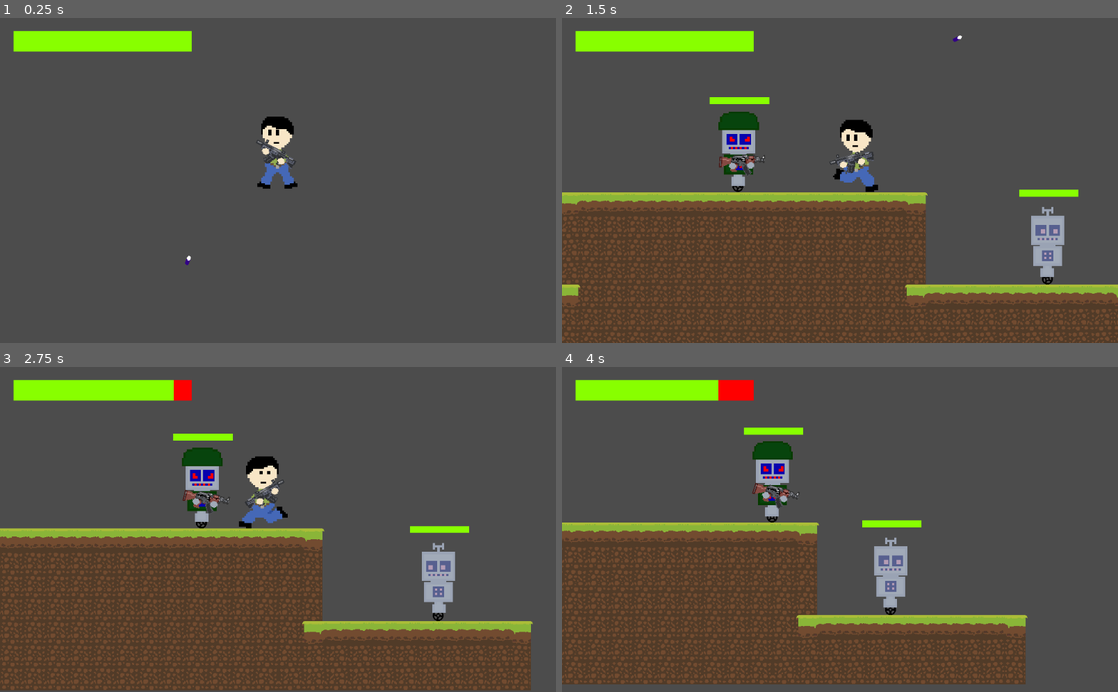
Above: before the commit, frames 1-4 (two rows, left to right).
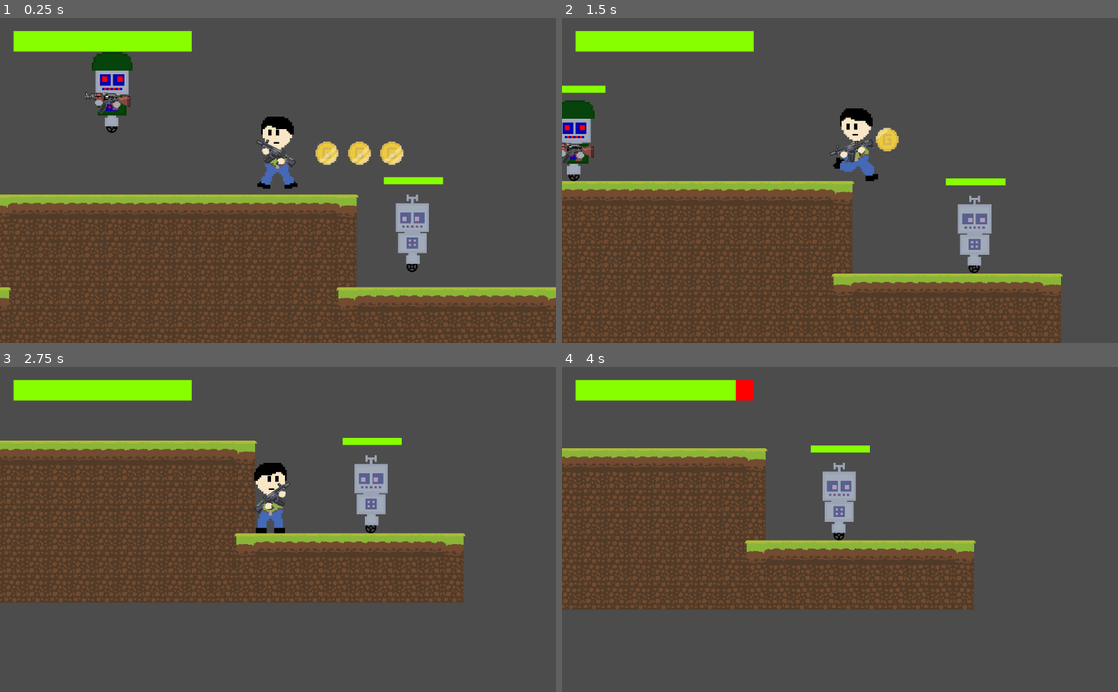
Above: after the commit, the same moments.

Repository: megarubber/green
Game: Godot game, scene res://levels/TestLevel.tscn
Same seed, same stepped clock (60 frames per second), same inputs: the game is played once before the commit and once after it.
Inputs (mouse positions are in pixels of both pictures, inside the frame that each line leads up to):
- Up to frame 1 (0.25 s): no input
- Up to frame 2 (1.5 s): move the mouse to (962, 164) at 0.52 s; hold Right (ui_right) from 0.53 s (still down); tap Up (ui_up) at 0.77 s; move the mouse to (728, 196) at 1.27 s
- Up to frame 3 (2.75 s): tap Up (ui_up) at 1.52 s; move the mouse to (333, 458) at 2.02 s; release Right (ui_right) at 2.03 s; hold Left (ui_left) from 2.03 s (still down)
- Up to frame 4 (4 s): move the mouse to (812, 594) at 2.77 s; release Left (ui_left) at 2.78 s; hold Right (ui_right) from 2.78 s (still down); tap Up (ui_up) at 3.02, 3.77 s; move the mouse to (1006, 578) at 3.52 s

The runs differ from the first frame. In frame 1, 39% of the frame differs, in the area x 0-100%, y 10-100%; in frame 2, 26%; in frame 3, 50%, in the area x 0-96%, y 3-100%; in frame 4, 41%.

Commit message:
feat: coins

Diff:
--- /dev/null
+++ b/collectables/coin/Coin.gd
@@ -0,0 +1,16 @@
+extends Area2D
+
+# Node Referencing
+onready var anim = $AnimatedSprite
+
+func _ready() -> void:
+	anim.play("default")
+	anim.scale = Vector2(1, 1)
+
+func _on_Coin_body_entered(_body) -> void:
+	anim.play("collected")
+	anim.scale = Vector2(1.5, 1.5)
+
+func _on_AnimatedSprite_animation_finished() -> void:
+	if anim.get_animation() == "collected":
+		queue_free()
--- /dev/null
+++ b/collectables/coin/Coin.tscn
@@ -0,0 +1,46 @@
+[gd_scene load_steps=16 format=2]
+
+[ext_resource path="res://collectables/coin/coin-4.png" type="Texture" id=1]
+[ext_resource path="res://collectables/coin/coin-2.png" type="Texture" id=2]
+[ext_resource path="res://collectables/coin/coin-3.png" type="Texture" id=3]
+[ext_resource path="res://collectables/coin/coin-5.png" type="Texture" id=4]
+[ext_resource path="res://collectables/coin/coin-1.png" type="Texture" id=5]
+[ext_resource path="res://collectables/coin/coin-6.png" type="Texture" id=6]
+[ext_resource path="res://collectables/coin/Coin.gd" type="Script" id=7]
+[ext_resource path="res://others/effects/collected-2.png" type="Texture" id=8]
+[ext_resource path="res://others/effects/collected-3.png" type="Texture" id=9]
+[ext_resource path="res://others/effects/collected-5.png" type="Texture" id=10]
+[ext_resource path="res://others/effects/collected-4.png" type="Texture" id=11]
+[ext_resource path="res://others/effects/collected-6.png" type="Texture" id=12]
+[ext_resource path="res://others/effects/collected-1.png" type="Texture" id=13]
+
+[sub_resource type="SpriteFrames" id=1]
+animations = [ {
+"frames": [ ExtResource( 5 ), ExtResource( 2 ), ExtResource( 3 ), ExtResource( 1 ), ExtResource( 4 ), ExtResource( 6 ) ],
+"loop": true,
+"name": "default",
+"speed": 7.0
+}, {
+"frames": [ ExtResource( 13 ), ExtResource( 8 ), ExtResource( 9 ), ExtResource( 11 ), ExtResource( 10 ), ExtResource( 12 ) ],
+"loop": false,
+"name": "collected",
+"speed": 20.0
+} ]
+
+[sub_resource type="CircleShape2D" id=2]
+radius = 17.0
+
+[node name="Coin" type="Area2D"]
+collision_layer = 4
+script = ExtResource( 7 )
+
+[node name="AnimatedSprite" type="AnimatedSprite" parent="."]
+frames = SubResource( 1 )
+frame = 3
+playing = true
+
+[node name="CollisionShape2D" type="CollisionShape2D" parent="."]
+shape = SubResource( 2 )
+
+[connection signal="body_entered" from="." to="." method="_on_Coin_body_entered"]
+[connection signal="animation_finished" from="AnimatedSprite" to="." method="_on_AnimatedSprite_animation_finished"]
--- a/levels/TestLevel.tscn
+++ b/levels/TestLevel.tscn
@@ -1,10 +1,11 @@
-[gd_scene load_steps=21 format=2]
+[gd_scene load_steps=22 format=2]
 
 [ext_resource path="res://player/Player.tscn" type="PackedScene" id=1]
 [ext_resource path="res://levels/tiles/tileset_forest.png" type="Texture" id=2]
 [ext_resource path="res://enemy/sprites_enemy1/BasicEnemy.tscn" type="PackedScene" id=3]
 [ext_resource path="res://enemy/sprites_enemy2/FollowerEnemy.tscn" type="PackedScene" id=4]
 [ext_resource path="res://others/hud/HUD.tscn" type="PackedScene" id=5]
+[ext_resource path="res://collectables/coin/Coin.tscn" type="PackedScene" id=6]
 
 [sub_resource type="ConvexPolygonShape2D" id=1]
 points = PoolVector2Array( 64, 64, 0, 64, 0, 0, 64, 0 )
@@ -348,7 +349,7 @@
 position = Vector2( 512, 192 )
 
 [node name="Player" parent="." instance=ExtResource( 1 )]
-position = Vector2( 86, -808 )
+position = Vector2( 288, -54 )
 
 [node name="TileMap" type="TileMap" parent="." groups=["tilemap"]]
 z_index = -5
@@ -365,3 +366,15 @@
 position = Vector2( -171, -327 )
 
 [node name="HUD" parent="." instance=ExtResource( 5 )]
+
+[node name="Coin" parent="." instance=ExtResource( 6 )]
+position = Vector2( 423, -115 )
+scale = Vector2( 2, 2 )
+
+[node name="Coin2" parent="." instance=ExtResource( 6 )]
+position = Vector2( 513, -115 )
+scale = Vector2( 2, 2 )
+
+[node name="Coin3" parent="." instance=ExtResource( 6 )]
+position = Vector2( 602, -115 )
+scale = Vector2( 2, 2 )
--- a/project.godot
+++ b/project.godot
@@ -62,7 +62,7 @@
 
 2d_physics/layer_1="player"
 2d_physics/layer_2="walls"
-2d_physics/layer_3="coins"
+2d_physics/layer_3="collectables"
 2d_physics/layer_4="enemies"
 2d_physics/layer_5="damage_area"
 2d_physics/layer_6="bullets"
Binary file added: collectables/coin/coin-1.png
Not shown, added: collectables/coin/coin-1.png.import
Binary file added: collectables/coin/coin-2.png
Not shown, added: collectables/coin/coin-2.png.import
Binary file added: collectables/coin/coin-3.png
Not shown, added: collectables/coin/coin-3.png.import
Binary file added: collectables/coin/coin-4.png
Not shown, added: collectables/coin/coin-4.png.import
Binary file added: collectables/coin/coin-5.png
Not shown, added: collectables/coin/coin-5.png.import
Binary file added: collectables/coin/coin-6.png
Not shown, added: collectables/coin/coin-6.png.import
(and 16 more such lines)
